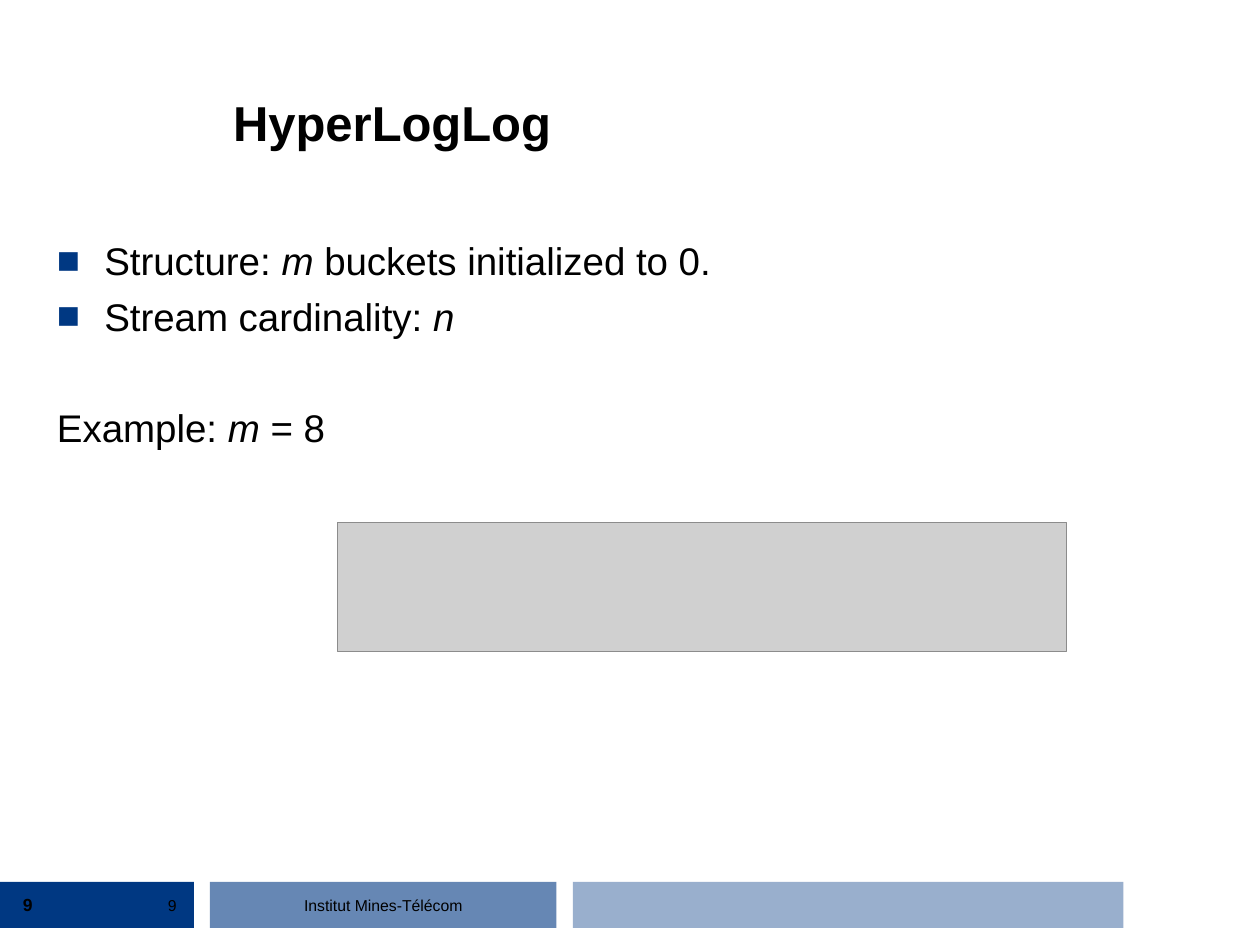
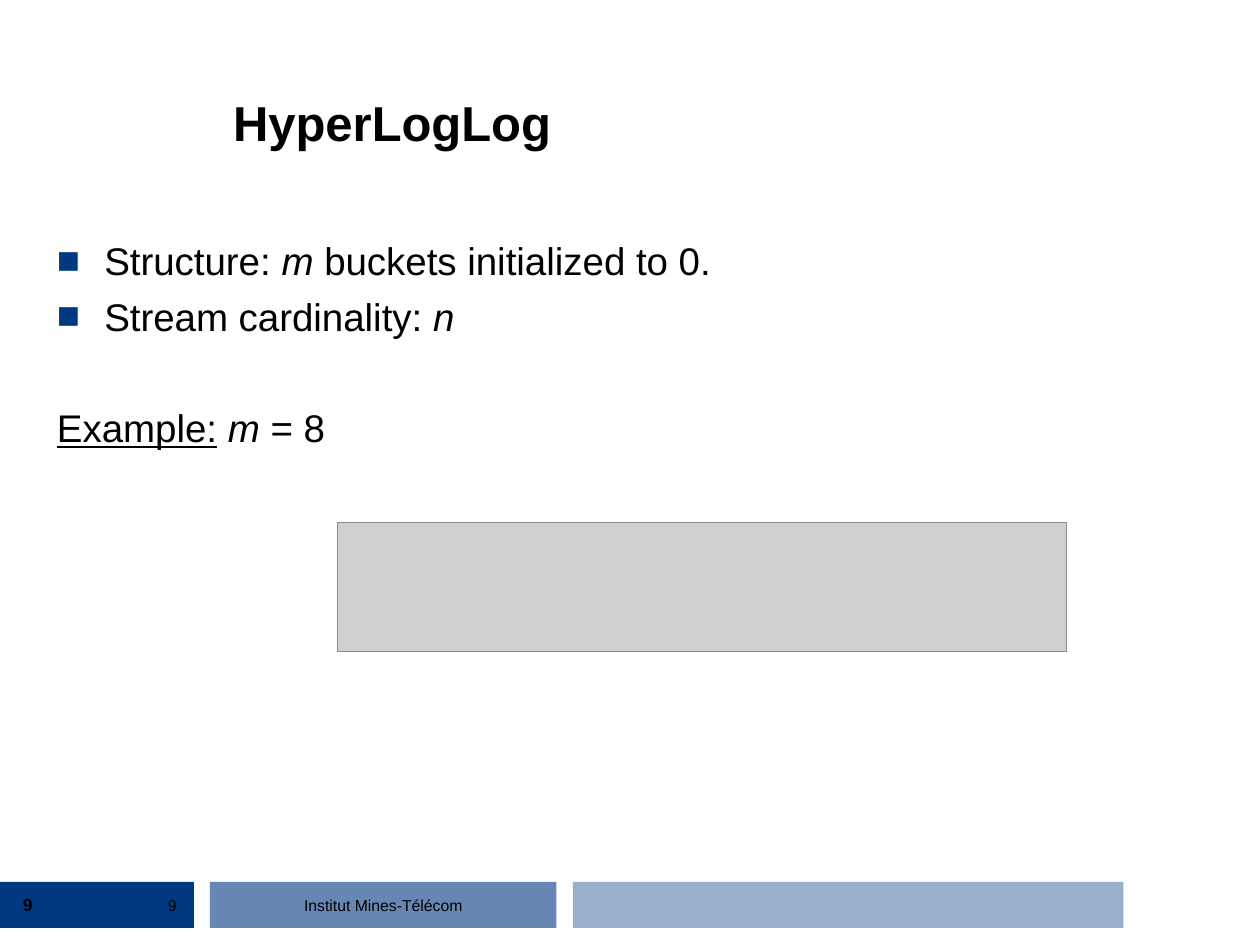
Before and after one commit to streaming-algorithms/hyper_log_log, a slide deck: slide 9 of 2_hyperloglog.ppt. Drawn at 1260x945 pixels with LibreOffice and Linux fonts; fonts in the diff are those of the drawing; grey boxes stand for pictures; background and template pictures are left out. Boxes give left, top, right and bottom in pixels: in the first picture for what was removed or moved away, otherwise in the second. Text is boxed around its words. In the diff, an @@ line names an element or a change of style, - is before the commit and + after.

Commit message:
update slides

```diff
--- a/2_hyperloglog.ppt
+++ b/2_hyperloglog.ppt
@@ text at <box>57,414,325,450</box>: underline on in "Example:" @@
```
